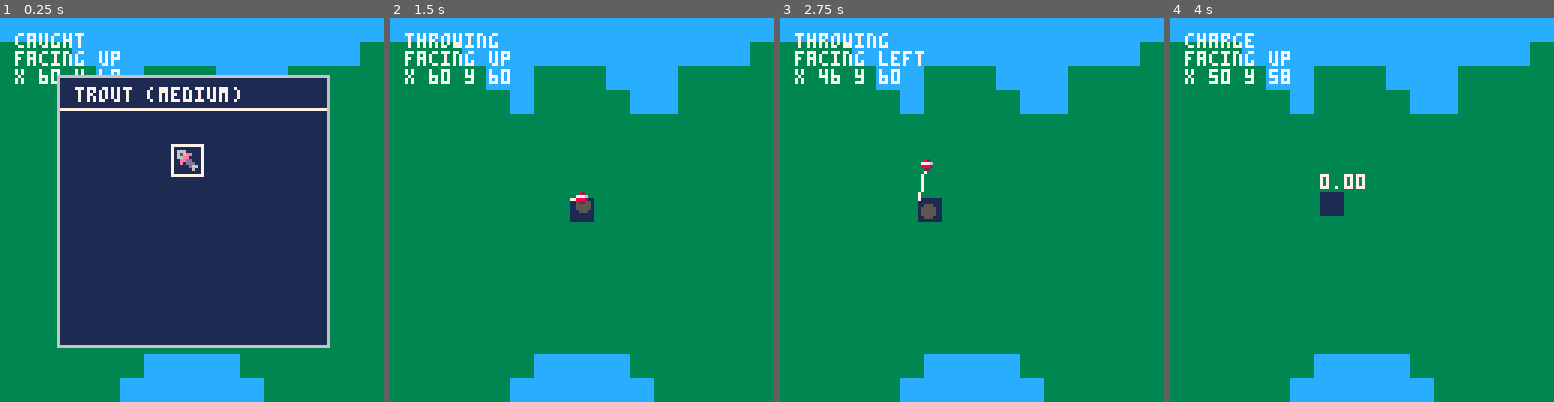
Above: before the commit, frames 1-4 (left to right).
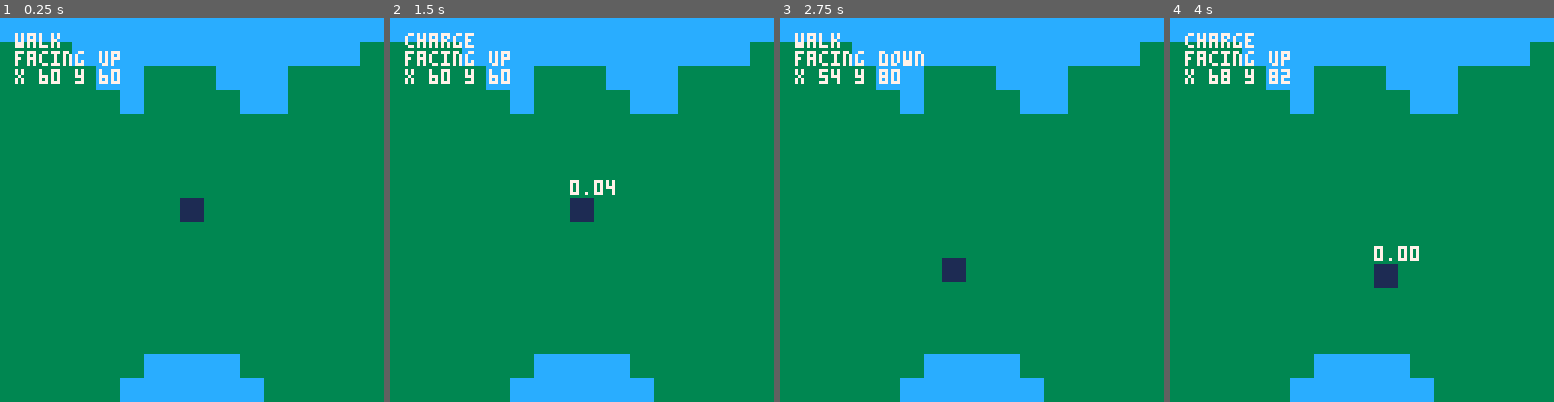
Above: after the commit, the same moments.

Repository: hexedrevii/fish.p8
Game: PICO-8 cartridge fish.p8
Same seed, same stepped clock (60 frames per second), same inputs: the game is played once before the commit and once after it.
Inputs:
- Up to frame 1 (0.25 s): no input
- Up to frame 2 (1.5 s): tap O (Z key) at 0.33, 0.7, 1.43 s; tap X (X key) at 1.07 s
- Up to frame 3 (2.75 s): hold Left 1.97-2.37 s; tap X (X key) at 2.07, 2.4, 2.73 s; tap O (Z key) at 2.22 s; hold Down from 2.42 s (still down)
- Up to frame 4 (4 s): release Down at 2.82 s; hold Right 2.87-3.53 s; tap X (X key) at 3.07, 3.4, 3.73 s; tap O (Z key) at 3.1, 3.98 s; hold Up from 3.58 s (still down)

The runs differ from the first frame. In frame 1, 50% of the frame differs, in the area x 3-86%, y 3-86%; in frame 2, 0.7%; in frame 3, 1.6%; in frame 4, 1.3%.

Commit message:
cleanup: Erase some TODOs and testing stuff.

Diff:
--- a/fish.p8
+++ b/fish.p8
@@ -71,7 +71,7 @@
 		size = "medium"
 	end
 
-	local pool = fish[size]
+	local pool = fish[game.area.name][size]
 	local hook = pool[flr(rnd(#pool)) + 1]
 
 	return hook, size
@@ -143,11 +143,6 @@
 	self.bobbler = nil
 	self.hooked = nil
 	self.hooked_size = nil
-
-	-- testing
-	self.state = "caught"
-	self.hooked, self.hooked_size
-	 = self:getbite()
 end
 
 function player:update()
@@ -378,10 +373,6 @@
 -- data
 
 -- todo
--- fish are accessible
--- only in some areas
-
--- todo
 -- money payout
 -- xp payout
 -- weighted random
@@ -389,19 +380,25 @@
 -- rarer than others
 
 -- todo
+-- minigame stuff
+-- speed, dash speed, aggressiveness
+
+-- todo
 -- description
 fish = {
-	small = {
-		{name = "minnow"},
-		{name = "guppy"}
-	},
-	medium = {
-		{name = "bass"},
-		{name = "trout"}
-	},
-	large = {
-		{name = "tuna"},
-		{name = "shark"}
+	forest = {
+		small = {
+			{name = "minnow"},
+			{name = "guppy"}
+		},
+		medium = {
+			{name = "bass"},
+			{name = "trout"}
+		},
+		large = {
+			{name = "tuna"},
+			{name = "shark"}
+		}
 	}
 }
 
@@ -409,6 +406,7 @@
 -- more areas
 areas = {
 	forest = {
+		name = "forest",
 		clr = 3,
 
 		minx = 0,
@@ -445,9 +443,6 @@
 	if player.state == "minigame" then
 
 	elseif player.state == "caught" then
-		-- todo
-		-- image
-
 		-- body
 		rectfill(
 			self.padding, self.padding,
